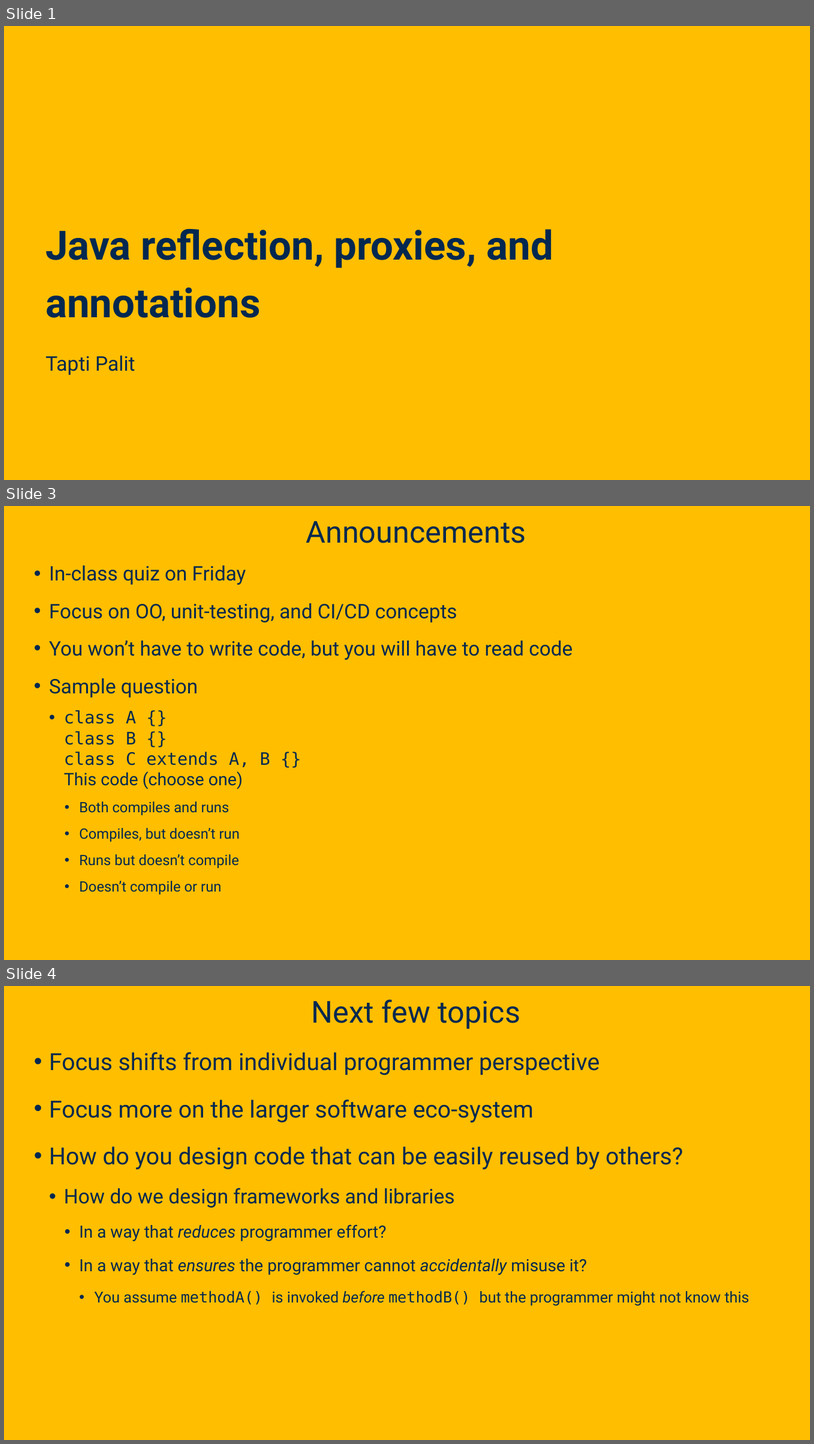
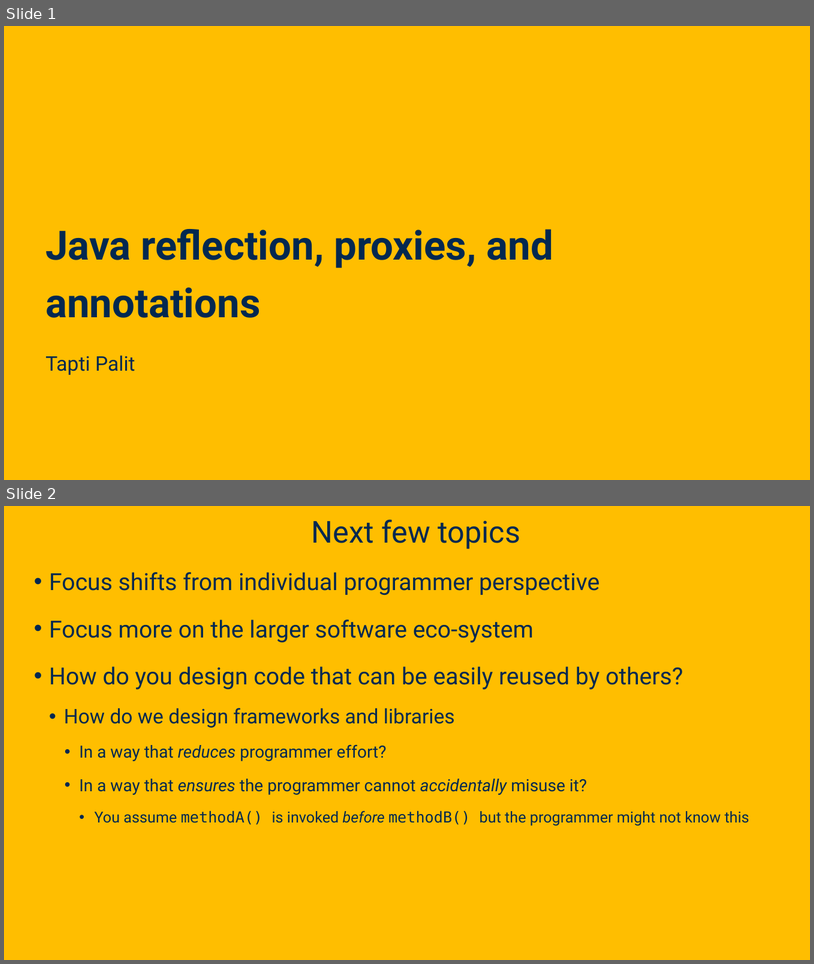
Before and after one commit to davsec-teaching/ecs160-f25, a slide deck: slides/5_annotations_and_reflection.pptx. Shown one above the other, each under a label of ours: slides 1, 3 and 4 before the commit, slides 1 and 2 after it; the slides between them are not shown. The pictures are 814x1444 and 814x964 pixels, drawn with LibreOffice and Linux fonts; fonts in the diff are those of the drawing; background and template pictures are left out. Boxes give left, top, right and bottom in pixels: in the first picture for what was removed or moved away, otherwise in the second. Text is boxed around its words. In the diff, an @@ line names an element or a change of style, - is before the commit and + after.

```diff
--- a/slides/5_annotations_and_reflection.pptx
+++ b/slides/5_annotations_and_reflection.pptx
@@ slide 3 removed at [4, 506, 810, 960], background picture (left out) @@
@@ title removed at [306, 521, 526, 543] @@
-Announcements
@@ text removed at [49, 565, 573, 894] @@
-• In-class quiz on Friday
-• Focus on OO, unit-testing, and CI/CD concepts
-• You won’t have to write code, but you will have to read code
-• Sample question
-  • class A {}
-    class B {}
-    class C extends A, B {}
-    This code (choose one)
-    • Both compiles and runs
-    • Compiles, but doesn’t run
-    • Runs but doesn’t compile
-    • Doesn’t compile or run
@@ what was slide 4 is now slide 2 @@
```
Also in this commit, not shown: 1 other slide removed, 1 other file.
